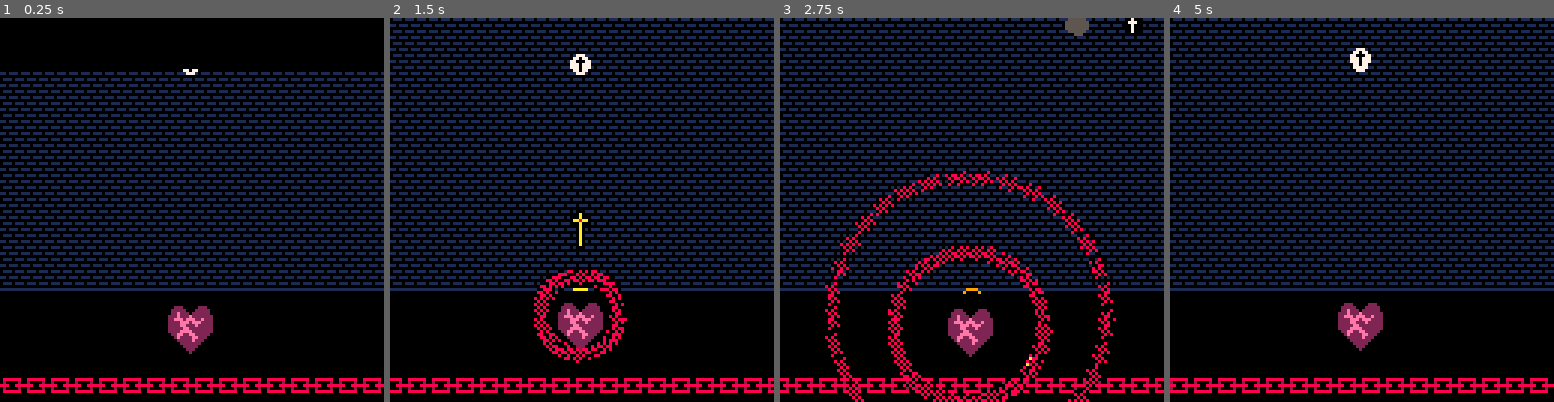
Above: before the commit, frames 1-4 (left to right).
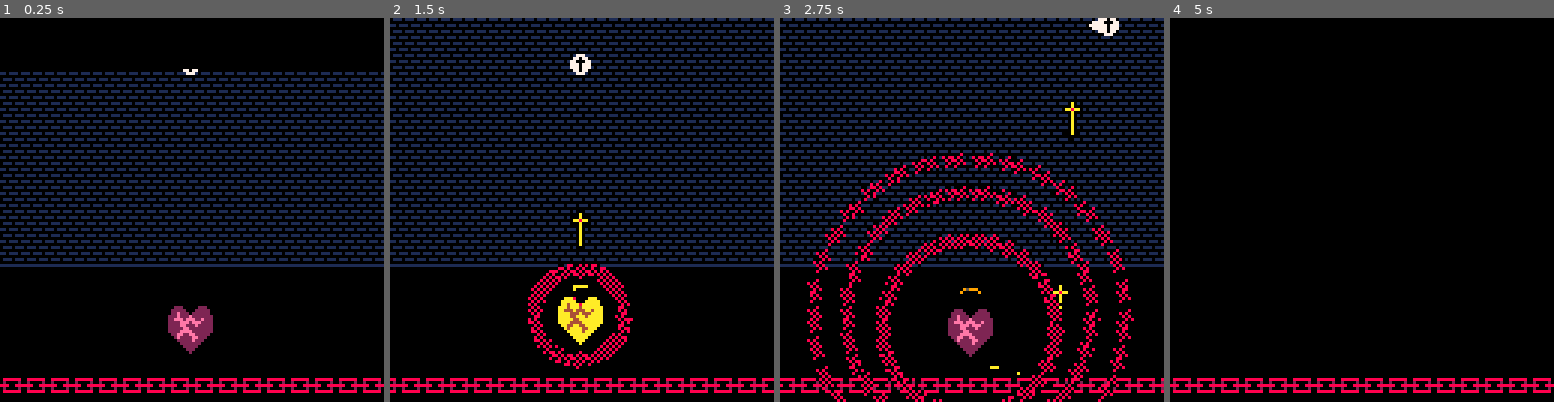
Above: after the commit, the same moments.

Repository: alxgnon/pico-8
Game: PICO-8 cartridge hiatus/hell.p8
Two runs of this game, one before a commit and one after it. Both use one fixed random seed, a clock stepped at 60 frames per second and the inputs below.
Inputs:
- Up to frame 1 (0.25 s): no input
- Up to frame 2 (1.5 s): tap X (X key) at 0.33, 1.07 s; tap O (Z key) at 0.7 s
- Up to frame 3 (2.75 s): hold Right 1.6-2.1 s; tap O (Z key) at 1.7, 2.1, 2.5 s; tap X (X key) at 1.85 s; hold Up 2.15-2.42 s; hold Right from 2.47 s (still down)
- Up to frame 4 (5 s): tap O (Z key) every 0.4 s from 2.9 to 4.9 s; tap X (X key) at 2.97, 4.08 s; release Right at 3.03 s; hold Left 3.08-3.58 s; hold Down 3.63-3.97 s; hold Right 4.02-4.68 s; hold Up from 4.73 s (still down)

The runs differ from the first frame. In frame 1, 2.7% of the frame differs, in the area x 0-100%, y 64-72%; in frame 2, 7.2%; in frame 3, 16%; in frame 4, 30%, in the area x 0-100%, y 0-98%.

Commit message:
hell refactors

Diff:
--- a/hiatus/hell.p8
+++ b/hiatus/hell.p8
@@ -4,19 +4,10 @@
 -- hell
 -- work in progress
 
--- make a pico kanban
-
-
--- todo -----------------------
-
+--------------------- todo ----
 -- "go!"
-
 -- refactor the shit
-
 -- more enemies
-
--- remove tail when dashing
-
 
 gfx =
 { jesus = 001
@@ -45,9 +36,7 @@
 	pallergy(a, x+4,y+2)
 end
 
-
------------------- jesus
-
+-------------------- jesus ----
 function jesus(x, y)
 	local a =
 	{ f = gfx.jesus
@@ -93,9 +82,7 @@
 	end
 end
 
-
-------------------------- aura
-
+--------------------- aura ----
 function aura(x, y)
 	local a =
 	{ tail = build_tail(x, y)
@@ -133,9 +120,7 @@
 	end
 end
 
-
----------- blade
-
+--------------------- blade ----
 function _blade(x,y)
 	return
 	{ x=x,y=y
@@ -327,7 +312,6 @@
 	end
 	}
 end
--->8
 -- next level
 function descend()
 	gamestate.fadeout = 144
@@ -368,10 +352,6 @@
 
 	function lvl:move()
 		local jc = self.jc
-
-		if not btn"4" then
-			jc.four = false
-		end
 
 		pad.control(jc)
 
@@ -475,9 +455,8 @@
 
 	return lvl
 end
--->8
+
 ---------------------- pad ----
-
 pad = {}
 
 function pad.get_delta(speed)
@@ -494,39 +473,14 @@
 	if (gamestate.fadeout) return
 
 	if (a.dead) return
-	if (a.four and a.four < 1) return
-
-	if not a.four and btn"4" and a.power >= 50 then
-		a.four = 6
-	end
-
-	local speed = 1
-	if a.four then
-		if a.power < 1 then
-			return
-		end
-		speed *= 2
-	end
 
 	local dx,dy = pad.get_delta(a.speed)
-	a.x += dx * speed
-	a.y += dy * speed
-
-	if a.four then
-		a.power -= 7
-		sfx(6)
-		if dx != 0 or dy != 0 then
-			a.four -= 1
-		end
-		if not gamestate.chain.dt then
-			a.y = min(a.y,112)
-		end
-		return
-	end
-
-	if not btn"5" then
+	a.x += dx
+	a.y += dy
+
+	if not btn"4" and not btn"5" then
 		a.five = false
-	elseif not a.five and btn"5" then
+	elseif not a.five and (btn"4" or btn"5") then
 		a.five = true
 		add(gamestate.blades,
 		_blade(a.x,a.y))
@@ -542,16 +496,13 @@
 	end
 end
 
-
--->8
 function palette()
 	pal()
 	palt(0, false)
 	palt(12, true)
 end
 
--- rumble ---------------------
-
+------------------- rumble ----
 function rumble(time, power)
 	rumble_stop = gt + time
 	rumble_power = power
@@ -584,7 +535,6 @@
 	draw_rumble()
 	gamestate:draw()
 end
--->8
 function beam(x)
 	return
 	{ x = x + 6
@@ -778,9 +728,10 @@
 00000000000000000000000000000000000000000000000000000000000000000000000000000000000000000000000000000000000000000000000000000000
 00000000000000000000000000000000000000000000000000000000000000000000000000000000000000000000000090909090909090909090909090909090
 00000000000000000000000000000000000000000000000000000000000000000000000000000000000000000000000000000000000000000000000000000000
-00000000000000000000000000000000000000000000000000000000000000000000000000000000000000000000000090909090909090909090909090909090
-00000000000000000000000000000000000000000000000000000000000000000000000000000000000000000000000000000000000000000000000000000000
 000000000000000000000000000000000000000000000000000000000000000000000000000000000000000000000000a0a0a0a0a0a0a0a0a0a0a0a0a0a0a0a0
+00000000000000000000000000000000000000000000000000000000000000000000000000000000000000000000000000000000000000000000000000000000
+00000000000000000000000000000000000000000000000000000000000000000000000000000000000000000000009191919191919191919191919191919191
+91910000000000000000000000000000000000000000000000000000000000000000000000000000000000000000000000000000000000000000000000000000
 
 
 
